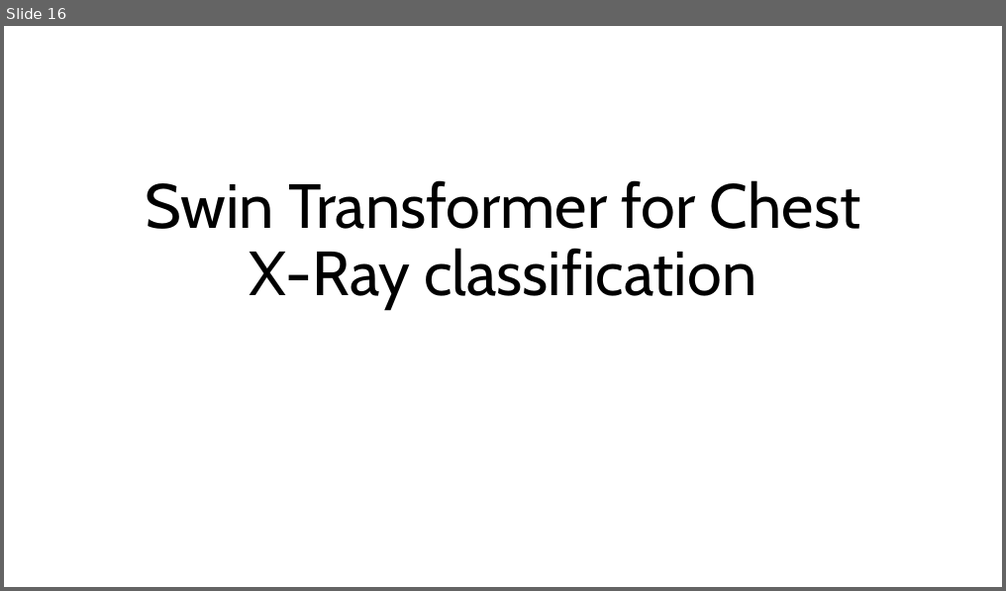
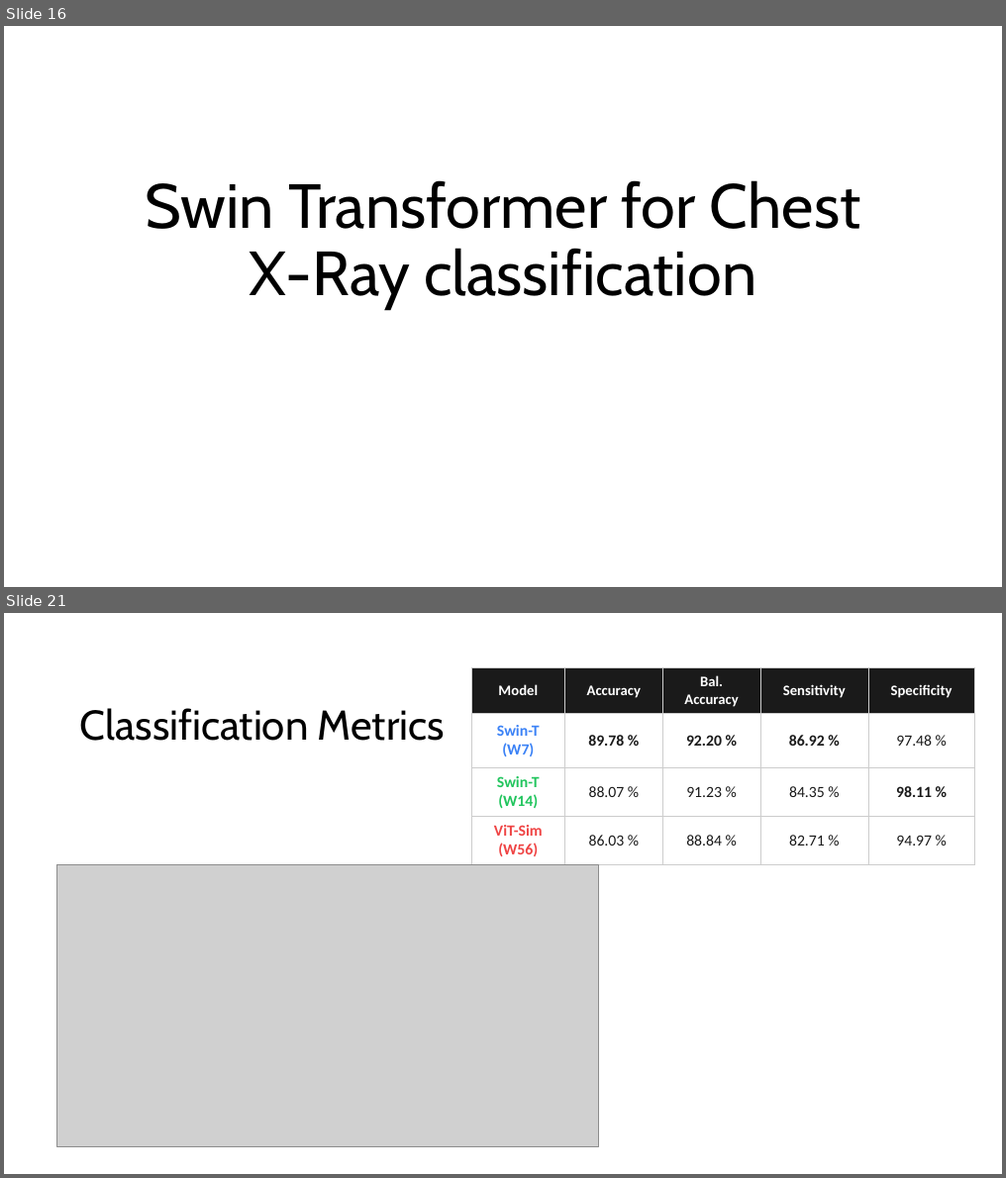
Before and after one commit to ma3ti/Swin-transformer-ChestXray, a slide deck: Swin.pptx. Shown one above the other, each under a label of ours: slide 16 before the commit, slides 16 and 21 after it; the slides between them are not shown. The pictures are 1006x591 and 1006x1178 pixels, drawn with LibreOffice and Linux fonts; fonts in the diff are those of the drawing; grey boxes stand for pictures. Boxes give left, top, right and bottom in pixels: in the first picture for what was removed or moved away, otherwise in the second. Text is boxed around its words. In the diff, an @@ line names an element or a change of style, - is before the commit and + after.

```diff
--- a/Swin.pptx
+++ b/Swin.pptx
@@ slide 21 added at <box>4,613,1002,1174</box>, background #FFFFFF @@
@@ table added at <box>472,667,976,865</box>, 4 rows, 5 columns @@
+Model | Accuracy | Bal. Accuracy | Sensitivity | Specificity
+Swin-T (W7) | 89.78 % | 92.20 % | 86.92 % | 97.48 %
+Swin-T (W14) | 88.07 % | 91.23 % | 84.35 % | 98.11 %
+ViT-Sim (W56) | 86.03 % | 88.84 % | 82.71 % | 94.97 %
@@ title added at <box>80,708,445,741</box>, 40 pt, text #000000 @@
+Classification Metrics
@@ picture added at <box>56,865,598,1148</box> @@
```
Also in this commit, not shown: 9 other slides added, 2 slides removed, 1 other file.
